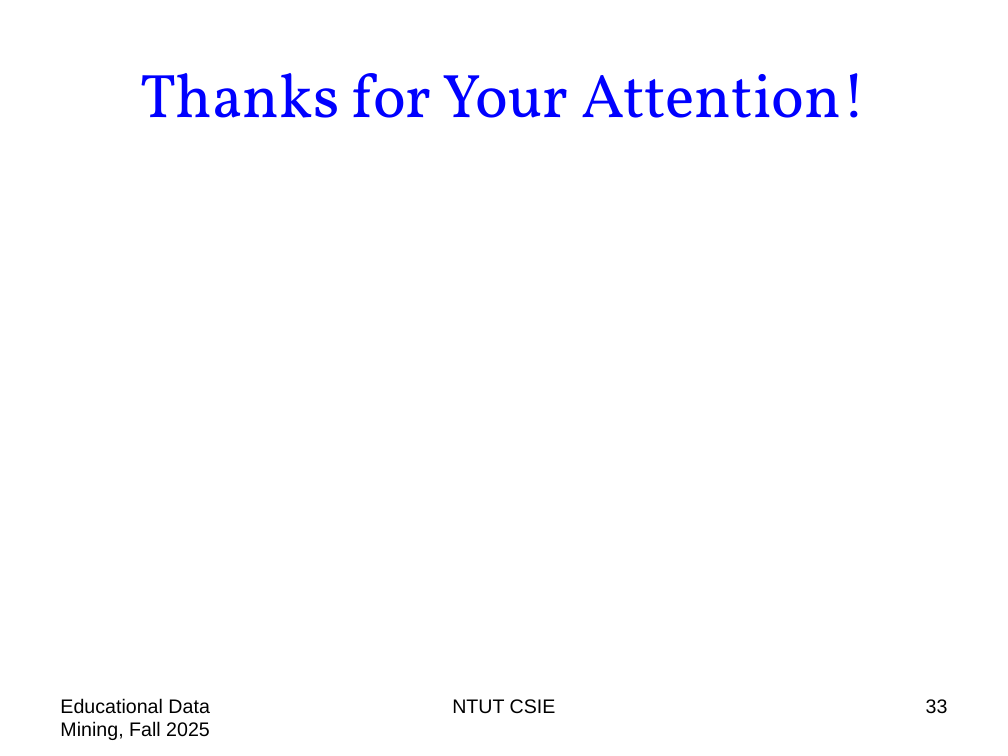
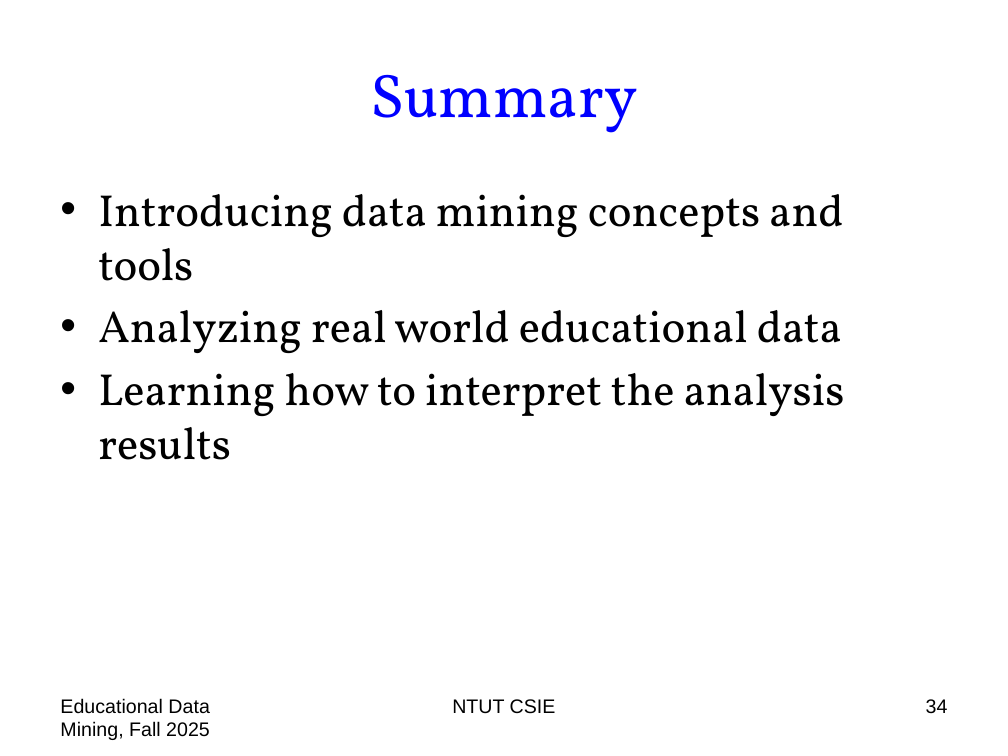
Before and after one commit to chriswjh/chriswjh.github.io, a slide deck: slide 34 of EDM/00-overview.pptx (slide 33 before the commit). Drawn at 1008x756 pixels with LibreOffice and Linux fonts; fonts in the diff are those of the drawing. Boxes give left, top, right and bottom in pixels: in the first picture for what was removed or moved away, otherwise in the second. Text is boxed around its words. In the diff, an @@ line names an element or a change of style, - is before the commit and + after.

```diff
--- a/EDM/00-overview.pptx
+++ b/EDM/00-overview.pptx
@@ title at (x1=370, y1=74, x2=638, y2=133): text changed @@
-Thanks for Your Attention!
+Summary
@@ text added at (x1=98, y1=194, x2=845, y2=460), 32 pt, text #000000 @@
+• Introducing data mining concepts and tools
+• Analyzing real world educational data
+• Learning how to interpret the analysis results
@@ page number at (x1=926, y1=699, x2=948, y2=714): text changed @@
-33
+34
```
Also in this commit, not shown: 6 other slides changed, 1 slide added.
